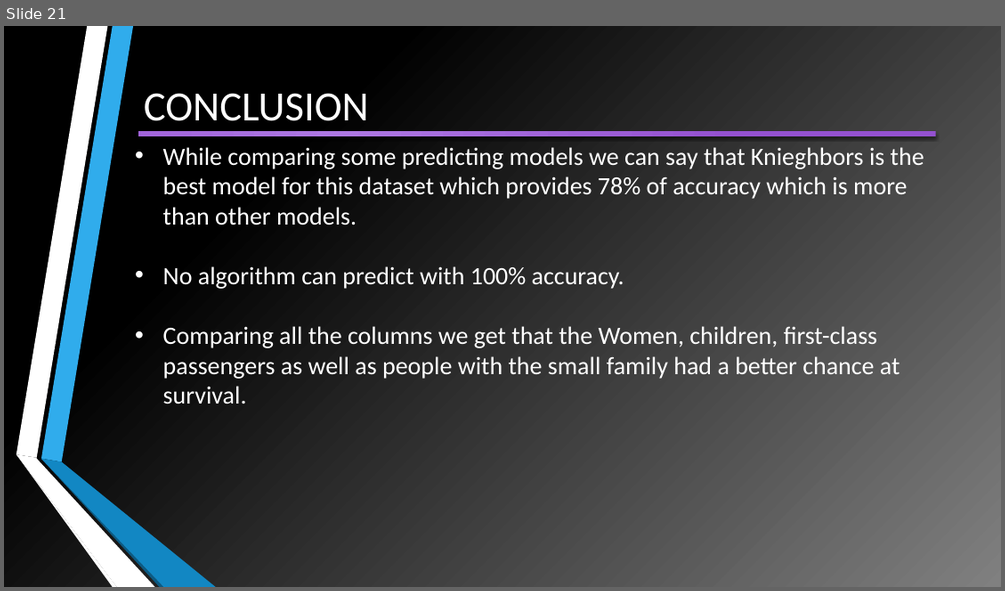
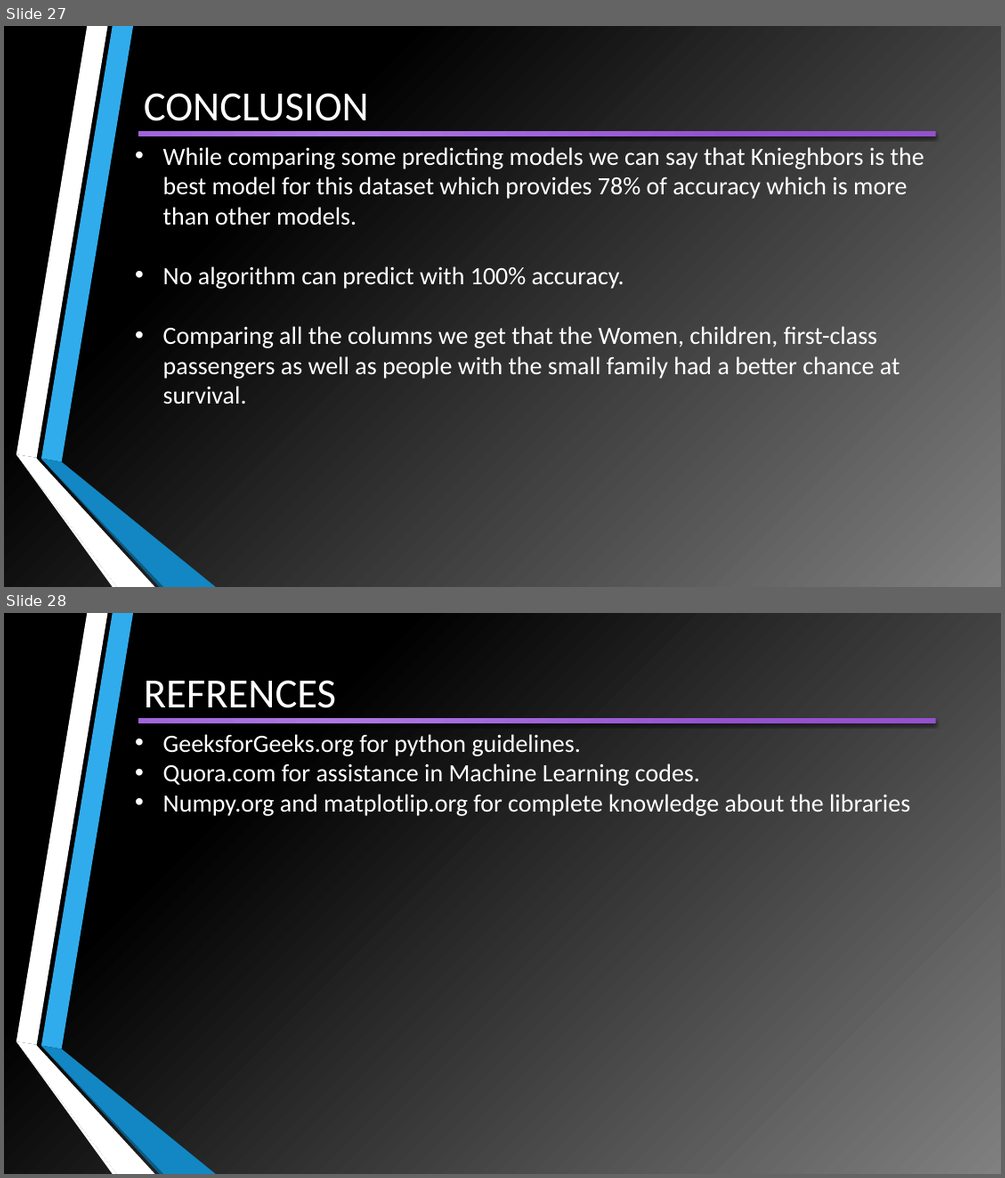
Before and after one commit to VirendraVerma-Viru/Titanic-Project-ML, a slide deck: TITANIC SURVIVOR PREDICTION.pptx. Shown one above the other, each under a label of ours: slide 21 before the commit, slides 27 and 28 after it. The pictures are 1005x591 and 1005x1178 pixels, drawn with LibreOffice and Linux fonts; fonts in the diff are those of the drawing. Boxes give left, top, right and bottom in pixels: in the first picture for what was removed or moved away, otherwise in the second. Text is boxed around its words. In the diff, an @@ line names an element or a change of style, - is before the commit and + after.

```diff
--- a/TITANIC SURVIVOR PREDICTION.pptx
+++ b/TITANIC SURVIVOR PREDICTION.pptx
@@ slide 28 added at (4,613,1001,1174), background gradient #808080 to #000000; not listed: 6 template elements that a slide beside it also shows @@
@@ title added at (144,680,336,708), 40 pt, text #FFFFFF @@
+REFRENCES
@@ rectangle added at (138,718,936,723), fill gradient #AE78E3 to #9452D1 @@
@@ text added at (163,734,910,816), 24 pt, text #FFFFFF @@
+• GeeksforGeeks.org for python guidelines.
+• Quora.com for assistance in Machine Learning codes.
+• Numpy.org and matplotlip.org for complete knowledge about the libraries
@@ what was slide 21 is now slide 27 @@
```
Also in this commit, not shown: 6 slides changed, 7 other slides added, 2 other files.
